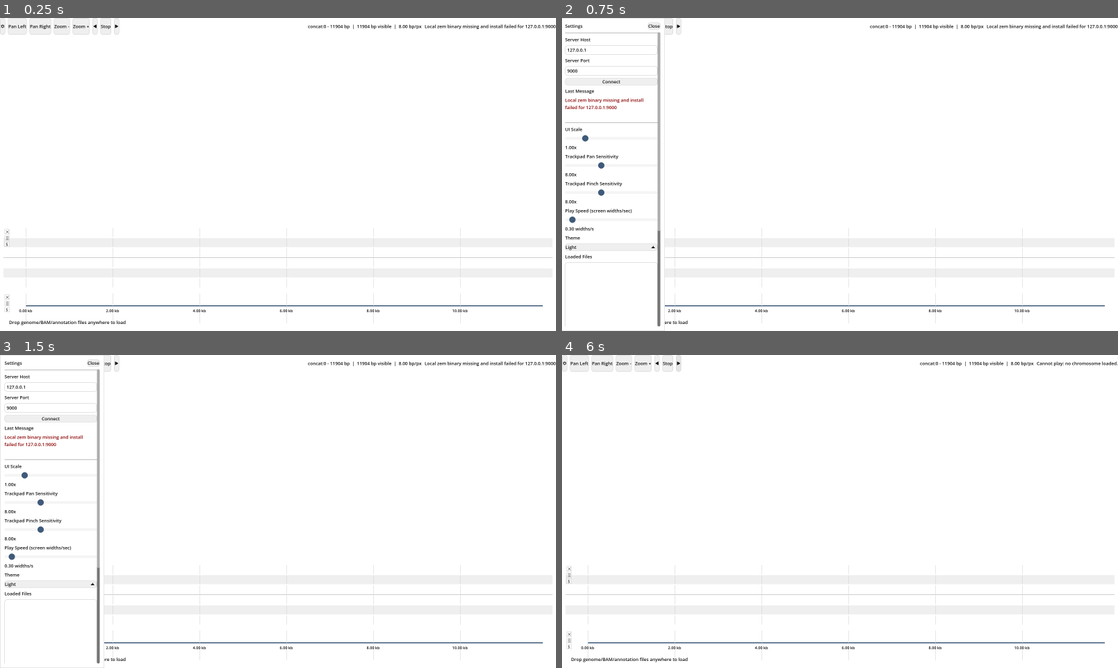
Above: before the commit, frames 1-4 (two rows, left to right).
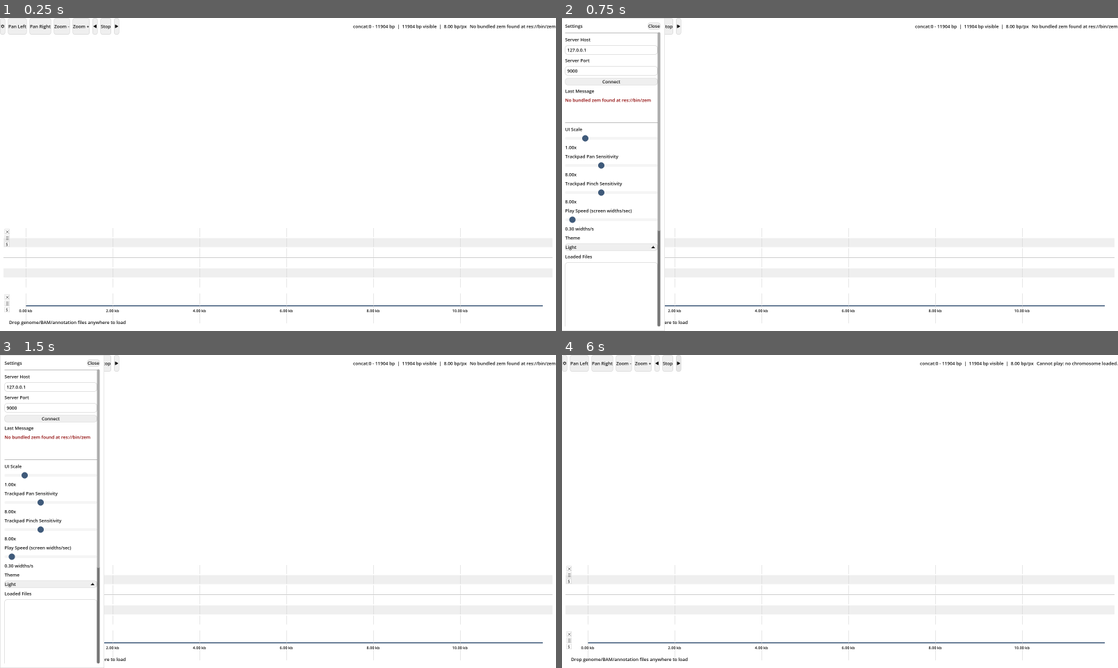
Above: after the commit, the same moments.

Repository: martinghunt/seqhiker
Game: Godot game, scene res://scenes/Main.tscn
Same seed, same stepped clock (60 frames per second), same inputs: the game is played once before the commit and once after it.
Inputs:
- Up to frame 1 (0.25 s): no input
- Up to frame 2 (0.75 s): click "C" at 0.5 s
- Up to frame 3 (1.5 s): click "Pan Left" at 1.25 s
- Up to frame 4 (6 s): click "Pan Right" at 2 s; click "Zoom -" at 2.75 s; click "Zoom +" at 3.5 s; click "B" at 4.25 s; click "Stop" at 5 s; click "A" at 5.75 s

The runs differ from the first frame. In frame 1, 0.3% of the frame differs, in the area x 55-100%, y 2-4%; in frame 2, 0.5%, in the area x 0-100%, y 2-30%; in frame 3, 0.5%; in frame 4, nothing differs.

Commit message:
report zem things on startup

Diff:
--- a/scripts/main.gd
+++ b/scripts/main.gd
@@ -188,7 +188,6 @@
 	_apply_gc_plot_height()
 	_apply_depth_plot_height()
 	_update_window_min_height()
-	_ensure_local_zem_installed()
 	_apply_theme(theme_option.get_item_text(theme_option.selected))
 	_on_trackpad_pan_changed(trackpad_pan_slider.value)
 	_on_trackpad_pinch_changed(trackpad_pinch_slider.value)
@@ -213,6 +212,16 @@
 		port = ZEM_DEFAULT_PORT
 	if not _should_try_local_zem(host):
 		return
+	_set_status("Preparing local zem...")
+	await get_tree().process_frame
+	if not _ensure_local_zem_installed():
+		if not _last_connect_error.is_empty():
+			_set_status(_last_connect_error, true)
+		else:
+			_set_status("Local zem missing and install failed.", true)
+		return
+	_set_status("Starting local zem...")
+	await get_tree().process_frame
 	# Keep startup connect snappy so first frame/UI does not stall.
 	if _connect_with_local_fallback(host, port, 100, 2, 80):
 		_set_status("Connected %s:%d" % [host, port])
@@ -1171,23 +1180,31 @@
 	var user_bin_dir_abs := OS.get_user_data_dir().path_join(ZEM_BIN_SUBDIR)
 	var mk_err := DirAccess.make_dir_recursive_absolute(user_bin_dir_abs)
 	if mk_err != OK and not DirAccess.dir_exists_absolute(user_bin_dir_abs):
+		_last_connect_error = "Failed to create local bin dir: %s" % user_bin_dir_abs
 		return false
 	var target_abs := user_bin_dir_abs.path_join(bin_name)
 	_local_zem_path = target_abs
 	var source := _find_zem_source(bin_name)
 	if source.is_empty():
-		return FileAccess.file_exists(target_abs)
+		if FileAccess.file_exists(target_abs):
+			_last_connect_error = ""
+			return true
+		_last_connect_error = "No bundled zem found at res://bin/%s" % bin_name
+		return false
 	if not FileAccess.file_exists(target_abs):
 		if not _copy_file_any_to_abs(source, target_abs):
+			_last_connect_error = "Failed to copy zem into %s" % target_abs
 			return false
 	else:
 		var src_hash := FileAccess.get_sha256(source)
 		var dst_hash := FileAccess.get_sha256(target_abs)
 		if src_hash.is_empty() or dst_hash.is_empty() or src_hash != dst_hash:
 			if not _copy_file_any_to_abs(source, target_abs):
+				_last_connect_error = "Failed to update zem in %s" % target_abs
 				return false
 	if not OS.has_feature("windows"):
 		OS.execute("chmod", ["+x", target_abs], [], true)
+	_last_connect_error = ""
 	return true
 
 func _find_zem_source(bin_name: String) -> String:
--- a/scripts/zem_client.gd
+++ b/scripts/zem_client.gd
@@ -26,8 +26,13 @@
 func connect_to_server(host: String = "127.0.0.1", port: int = 9000, timeout_ms: int = 1200) -> bool:
 	_host = host
 	_port = port
-	if _tcp.get_status() == StreamPeerTCP.STATUS_CONNECTED:
+	var status := _tcp.get_status()
+	if status == StreamPeerTCP.STATUS_CONNECTED:
 		return true
+	if status != StreamPeerTCP.STATUS_NONE:
+		# Reset peer state to avoid ERR_ALREADY_IN_USE on reconnect attempts.
+		_tcp.disconnect_from_host()
+		_tcp = StreamPeerTCP.new()
 	var err: int = _tcp.connect_to_host(host, port)
 	if err != OK:
 		return false
